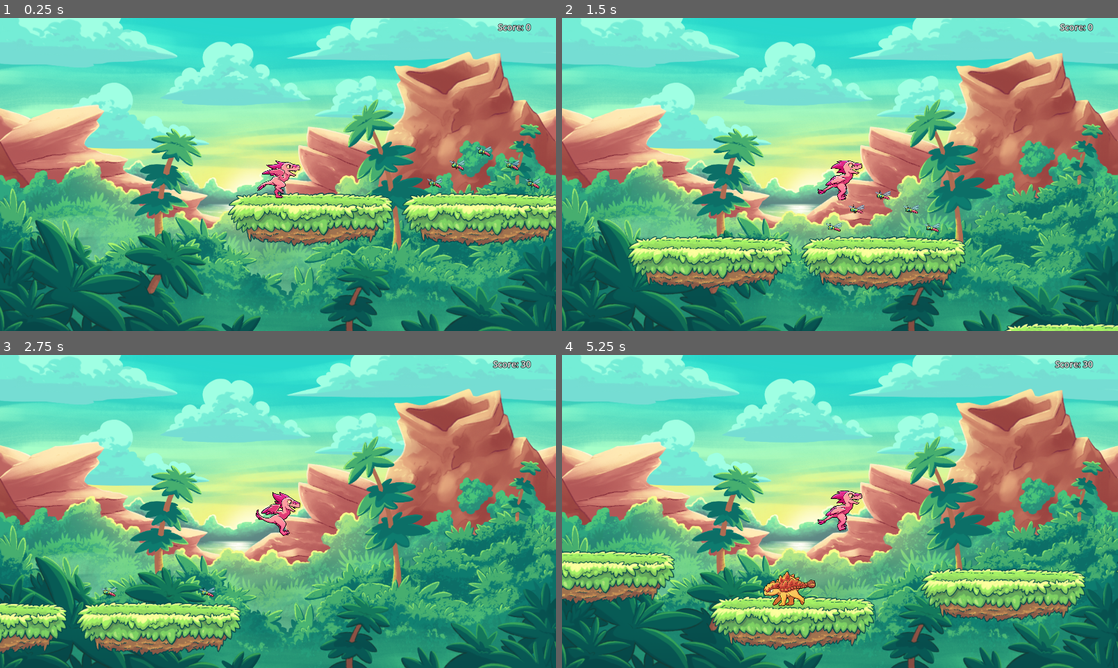
Above: before the commit, frames 1-4 (two rows, left to right).
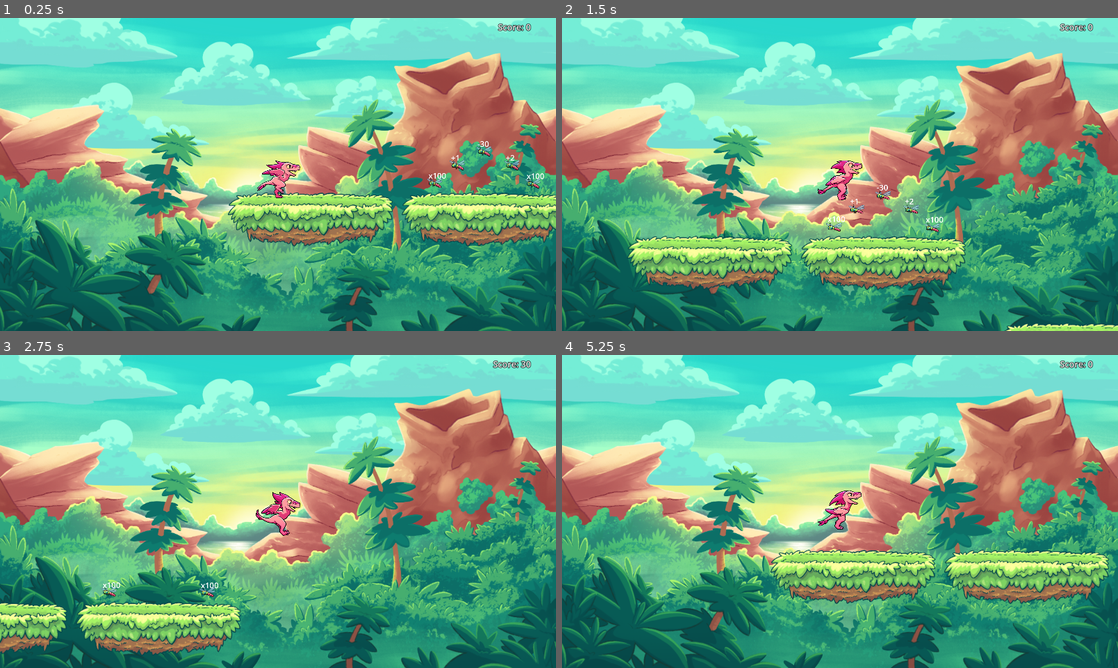
Above: after the commit, the same moments.

Repository: azk1r1n/2024_game_gmtk_shc
Game: Godot game, scene res://scenes/main.tscn
Same seed, same stepped clock (60 frames per second), same inputs: the game is played once before the commit and once after it.
Inputs:
- Up to frame 1 (0.25 s): no input
- Up to frame 2 (1.5 s): tap Space (jump) at 0.6, 0.77, 1.07, 1.35 s
- Up to frame 3 (2.75 s): tap Space (jump) at 1.52, 1.82, 2.1 s
- Up to frame 4 (5.25 s): tap Space (jump) at 2.85, 3.02, 3.32, 3.6, 3.77, 4.07, 4.35, 4.52, 4.82, 5.1 s

The runs differ from the first frame. In frame 1, less than 0.1% of the frame differs, in the area x 77-98%, y 39-52%; in frame 2, less than 0.1%; in frame 3, less than 0.1%; in frame 4, 17%, in the area x 0-100%, y 1-95%.

Commit message:
Add player death scripts.

Diff:
--- a/scenes/collectible.tscn
+++ b/scenes/collectible.tscn
@@ -146,6 +146,9 @@
 [sub_resource type="RectangleShape2D" id="RectangleShape2D_se7d0"]
 size = Vector2(120, 90)
 
+[sub_resource type="LabelSettings" id="LabelSettings_jxf7h"]
+font_size = 60
+
 [node name="Collectible" type="Area2D"]
 collision_mask = 2
 script = ExtResource("1_m8dvv")
@@ -157,3 +160,11 @@
 
 [node name="CollisionShape2D" type="CollisionShape2D" parent="."]
 shape = SubResource("RectangleShape2D_se7d0")
+
+[node name="Label" type="Label" parent="."]
+offset_left = -49.0
+offset_top = -98.0
+offset_right = 44.0
+offset_bottom = -56.0
+text = "Empty"
+label_settings = SubResource("LabelSettings_jxf7h")
--- a/scenes/enemy.tscn
+++ b/scenes/enemy.tscn
@@ -197,6 +197,9 @@
 [sub_resource type="RectangleShape2D" id="RectangleShape2D_gliul"]
 size = Vector2(160, 200)
 
+[sub_resource type="LabelSettings" id="LabelSettings_heqgy"]
+font_size = 60
+
 [node name="Enemy" type="CharacterBody2D" groups=["enemy"]]
 collision_layer = 4
 script = ExtResource("1_hcksw")
@@ -217,3 +220,11 @@
 [node name="CollisionShape2D" type="CollisionShape2D" parent="Hitbox"]
 position = Vector2(-16, 20)
 shape = SubResource("RectangleShape2D_gliul")
+
+[node name="Label" type="Label" parent="."]
+offset_left = -50.0
+offset_top = -135.0
+offset_right = 48.0
+offset_bottom = -93.0
+text = "Enemy"
+label_settings = SubResource("LabelSettings_heqgy")
--- a/scenes/main.tscn
+++ b/scenes/main.tscn
@@ -9,6 +9,9 @@
 
 [sub_resource type="RectangleShape2D" id="RectangleShape2D_hjxve"]
 size = Vector2(1800, 1200)
+
+[sub_resource type="RectangleShape2D" id="RectangleShape2D_0ddvj"]
+size = Vector2(3000, 20)
 
 [node name="World" type="Node2D"]
 script = ExtResource("1_l5kjh")
@@ -29,6 +32,13 @@
 
 [node name="CollisionShape2D" type="CollisionShape2D" parent="Environment/Static/PlayArea"]
 shape = SubResource("RectangleShape2D_hjxve")
+
+[node name="Ground" type="Area2D" parent="Environment/Static"]
+collision_mask = 2
+
+[node name="CollisionShape2D" type="CollisionShape2D" parent="Environment/Static/Ground"]
+position = Vector2(2.08165e-12, 2000)
+shape = SubResource("RectangleShape2D_0ddvj")
 
 [node name="Moving" type="Node2D" parent="Environment"]
 
@@ -69,3 +79,21 @@
 theme_override_font_sizes/font_size = 30
 text = "Score: 1000"
 horizontal_alignment = 2
+
+[node name="GameOver" type="Label" parent="HUD/UI"]
+visible = false
+layout_mode = 1
+anchors_preset = 14
+anchor_top = 0.5
+anchor_right = 1.0
+anchor_bottom = 0.5
+offset_top = -24.5
+offset_bottom = 24.5
+grow_horizontal = 2
+grow_vertical = 2
+theme_override_colors/font_outline_color = Color(0, 0, 0, 1)
+theme_override_constants/outline_size = 7
+theme_override_font_sizes/font_size = 45
+text = "Game Over. You scored %s points!
+Press \"Jump\" to restart."
+horizontal_alignment = 1
--- a/scenes/player.tscn
+++ b/scenes/player.tscn
@@ -7,6 +7,7 @@
 [ext_resource type="Texture2D" uid="uid://0052c4um7oew" path="res://assets/sprites/Player/player_run.png" id="4_o5xq5"]
 [ext_resource type="Texture2D" uid="uid://cq46kqfw4d02q" path="res://assets/sprites/Player/player_run_shoot.png" id="5_ith1k"]
 [ext_resource type="AudioStream" uid="uid://cgeah4f8xos2k" path="res://assets/sounds/jump.wav" id="7_mye8k"]
+[ext_resource type="AudioStream" uid="uid://dcseyi0ixq1xh" path="res://assets/sounds/player_death.wav" id="8_54cyr"]
 
 [sub_resource type="AtlasTexture" id="AtlasTexture_mipce"]
 atlas = ExtResource("1_jyfbo")
@@ -335,3 +336,6 @@
 
 [node name="JumpSound" type="AudioStreamPlayer2D" parent="."]
 stream = ExtResource("7_mye8k")
+
+[node name="DeathSound" type="AudioStreamPlayer2D" parent="."]
+stream = ExtResource("8_54cyr")
--- a/scripts/collectible.gd
+++ b/scripts/collectible.gd
@@ -4,11 +4,18 @@
 
 @onready var game = $'/root/World'
 @onready var sprite = $AnimatedSprite2D
+@onready var label = $Label
 
 
 # Called when the node enters the scene tree for the first time.
 func _ready() -> void:
 	self.body_entered.connect(_on_body_entered)
+	randomize_label()
+
+# Generate a label for the enemy
+func randomize_label():
+	var random_texts = ["+1", "+2", "x2", "+10", "x100", "-30"]
+	label.text = random_texts[randi() % random_texts.size()]
 
 func _on_body_entered(body):
 	if body.is_in_group("player"):
--- a/scripts/enemy.gd
+++ b/scripts/enemy.gd
@@ -3,18 +3,30 @@
 @export var movement_speed = 50
 
 @onready var sprite = $AnimatedSprite2D
+@onready var hitbox = $Hitbox
+@onready var player = $"/root/World/Player"
+@onready var label = $Label
 
 var active = false # Whether enemy should be moving
 var gravity = 1600
 
 # Called when the node enters the scene tree for the first time.
 func _ready() -> void:
-	pass # Replace with function body.
+	hitbox.body_entered.connect(_on_body_entered)
+	randomize_label()
+	player.player_died.connect(_on_player_died)
+
+# Generate a label for the enemy
+func randomize_label():
+	var random_texts = ["Enemy 1", "Enemy 2", "Boss", "Minion", "Danger!"]
+	label.text = random_texts[randi() % random_texts.size()]
 
 
 # Called every frame. 'delta' is the elapsed time since the previous frame.
 func _process(delta: float) -> void:
 	pass
+
+
 
 func _physics_process(delta: float) -> void:
 	if not active:
@@ -28,3 +40,11 @@
 	active = value
 	if active:
 		sprite.play("walk")
+
+func _on_body_entered(body):
+	if body.is_in_group("player") and active:
+		player.die()
+
+func _on_player_died():
+	set_active(false)
+	sprite.play("idle")
--- a/scripts/game.gd
+++ b/scripts/game.gd
@@ -1,4 +1,6 @@
 extends Node2D
+
+signal game_over
 
 @export var world_speed = 300
 @export var collectible_pitch_reset_interval = 2000
@@ -6,6 +8,9 @@
 @onready var moving_enviroment = $"/root/World/Environment/Moving"
 @onready var collect_sound = $"/root/World/Sounds/CollectSound"
 @onready var score_label = $"/root/World/HUD/UI/Score"
+@onready var player = $"/root/World/Player"
+@onready var ground = $"/root/World/Environment/Static/Ground"
+@onready var game_over_label = $"/root/World/HUD/UI/GameOver"
 
 var platform = preload("res://scenes/platform.tscn")
 var platform_collectible_single = preload("res://scenes/platform_collectible_single.tscn")
@@ -22,9 +27,17 @@
 # Called when the node enters the scene tree for the first time.
 func _ready():
 	rng.randomize()
+	player.player_died.connect(_on_player_died)
+	ground.body_entered.connect(_on_ground_body_entered)
 
 # Called every frame. 'delta' is the elapsed time since the previous frame.
 func _process(delta):
+	if not player.active:
+		# Reload the game as jump key is pressed.
+		if Input.is_action_just_pressed("jump"):
+			get_tree().reload_current_scene()
+		return
+
 	# Reset the collectible sound pitch after a time
 	if Time.get_ticks_msec() > reset_collectible_pitch_time:
 		collectible_pitch = 1.0
@@ -66,6 +79,8 @@
 
 
 func _physics_process(delta: float) -> void:
+	if not player.active:
+		return
 	# Move the platforms left
 	moving_enviroment.position.x -= world_speed * delta
 
@@ -76,3 +91,12 @@
 	collect_sound.play()
 	collectible_pitch += 0.1
 	reset_collectible_pitch_time = Time.get_ticks_msec() + collectible_pitch_reset_interval
+
+func _on_player_died():
+	emit_signal("game_over")
+	game_over_label.text = game_over_label.text % score
+	game_over_label.set_visible(true)
+
+func _on_ground_body_entered(body):
+	if body.is_in_group("player"):
+		player.die()
--- a/scripts/player.gd
+++ b/scripts/player.gd
@@ -1,11 +1,15 @@
 extends CharacterBody2D
+
+signal player_died
 
 @export var gravity = 1600
 @export var jump_power = 600
 
 @onready var sprite = $AnimatedSprite2D
 @onready var jump_sound = $JumpSound
+@onready var death_sound = $DeathSound
 @onready var camera = $"/root/World/Camera2D"
+@onready var collision_shape = $CollisionShape2D
 
 var active = true
 var jumps_remaining = 2
@@ -46,3 +50,10 @@
 			jump_pitch +=0.2
 
 	move_and_slide()
+
+func die():
+	death_sound.play()
+	sprite.play("death")
+	active = false
+	collision_shape.set_deferred("disabled", true)
+	emit_signal("player_died")
Not shown, added: export_presets.cfg
Not shown: 1 places in scenes/collectible.tscn that only renumber resources
Not shown: 1 places in scenes/enemy.tscn that only renumber resources
Not shown: 1 places in scenes/main.tscn that only renumber resources
Not shown: 1 places in scenes/player.tscn that only renumber resources
Not shown, changed: .gitignore
